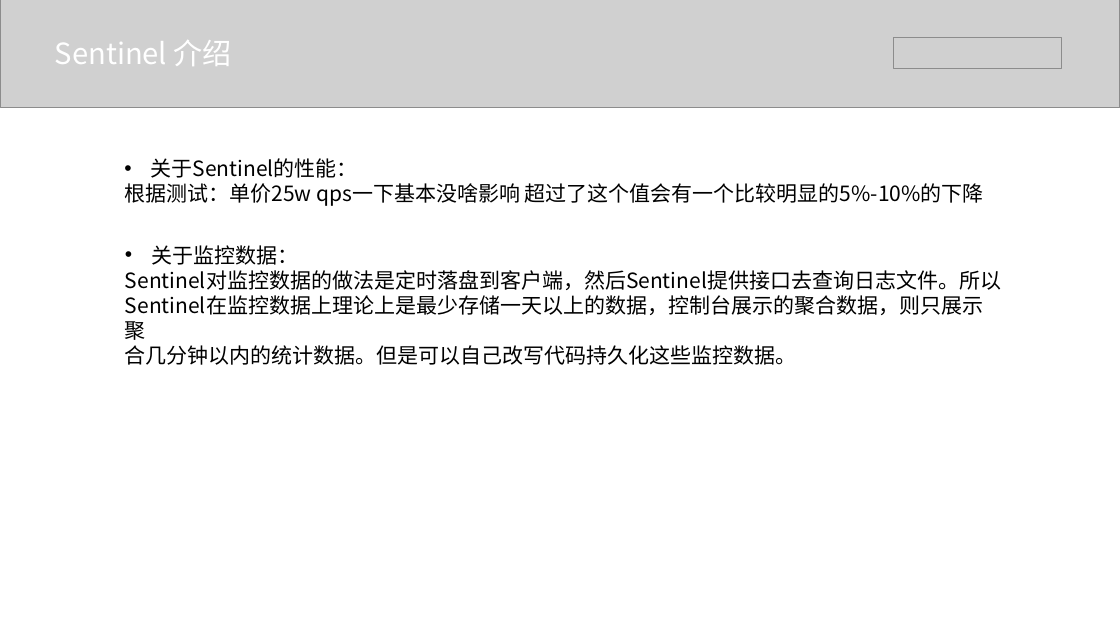
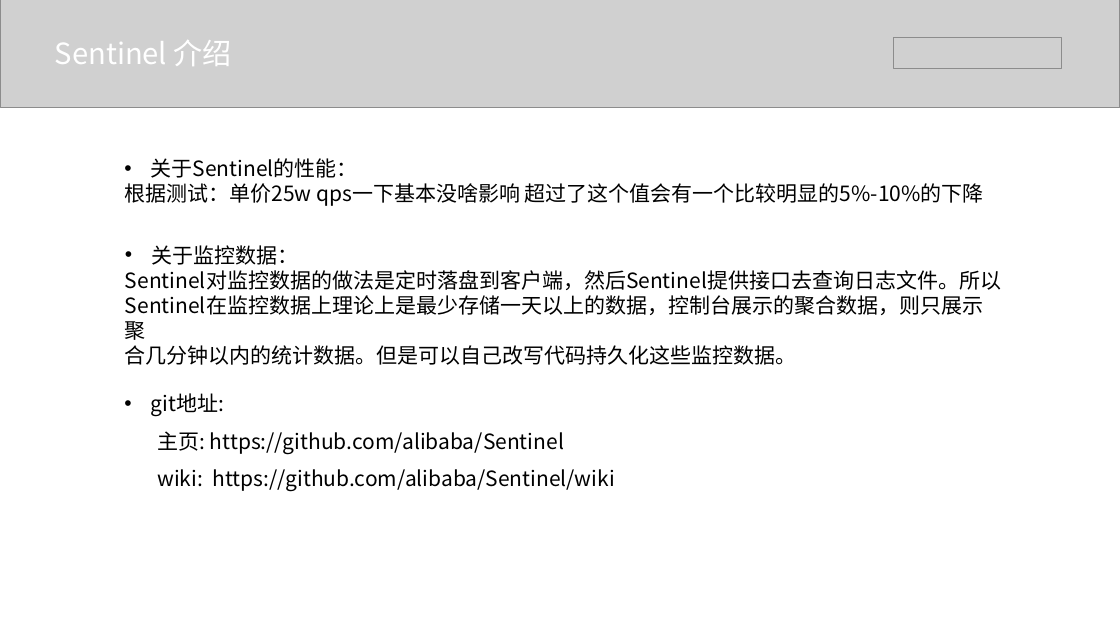
Before and after one commit to BraveMing/transfer-station, a slide deck: slide 3 of Sentinel基本原理.pptx. Drawn at 1120x630 pixels with LibreOffice and Linux fonts; fonts in the diff are those of the drawing; grey boxes stand for pictures. Boxes give left, top, right and bottom in pixels: in the first picture for what was removed or moved away, otherwise in the second. Text is boxed around its words. In the diff, an @@ line names an element or a change of style, - is before the commit and + after.

```diff
--- a/Sentinel基本原理.pptx
+++ b/Sentinel基本原理.pptx
@@ text added at [151,393,615,492], 18 pt, text #000000 @@
+• git地址:
+主页: https://github.com/alibaba/Sentinel
+wiki: https://github.com/alibaba/Sentinel/wiki
```
Also in this commit, not shown: 4 other slides changed, 14 slides added, 13 slides removed, 1 other file.
